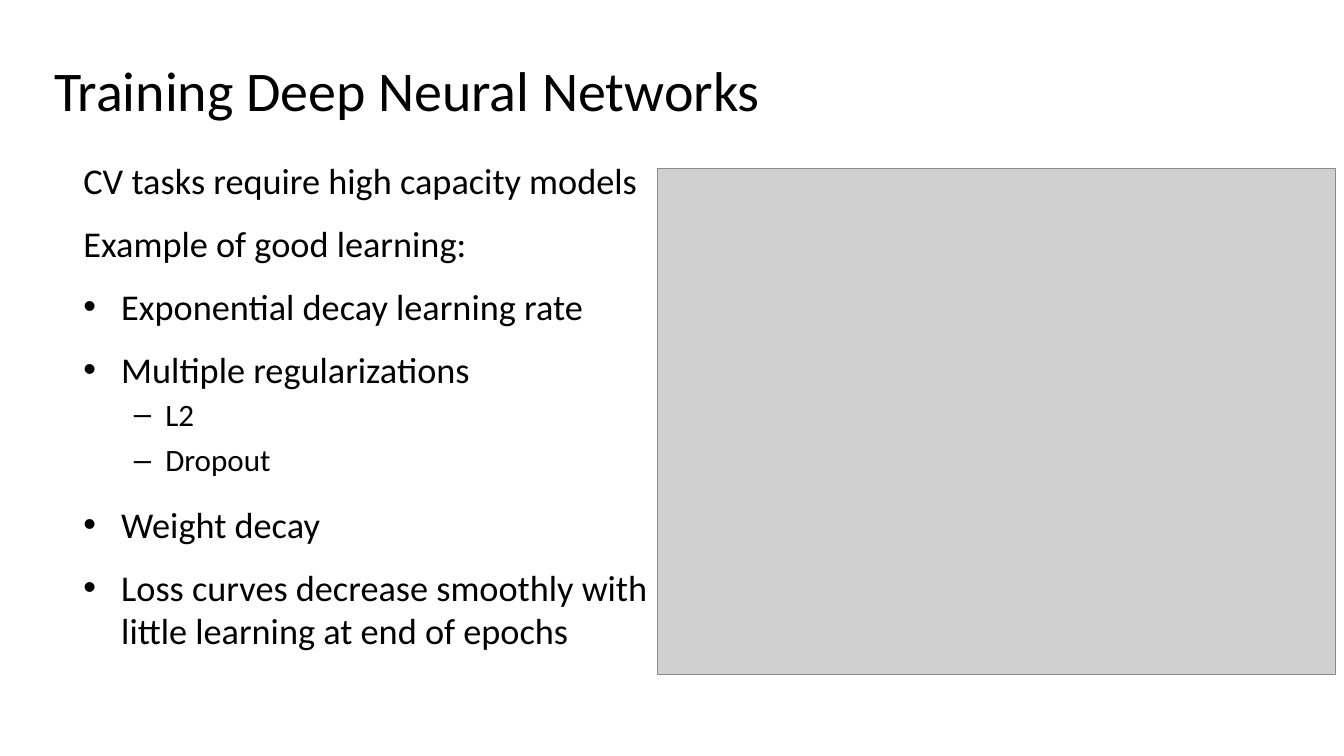
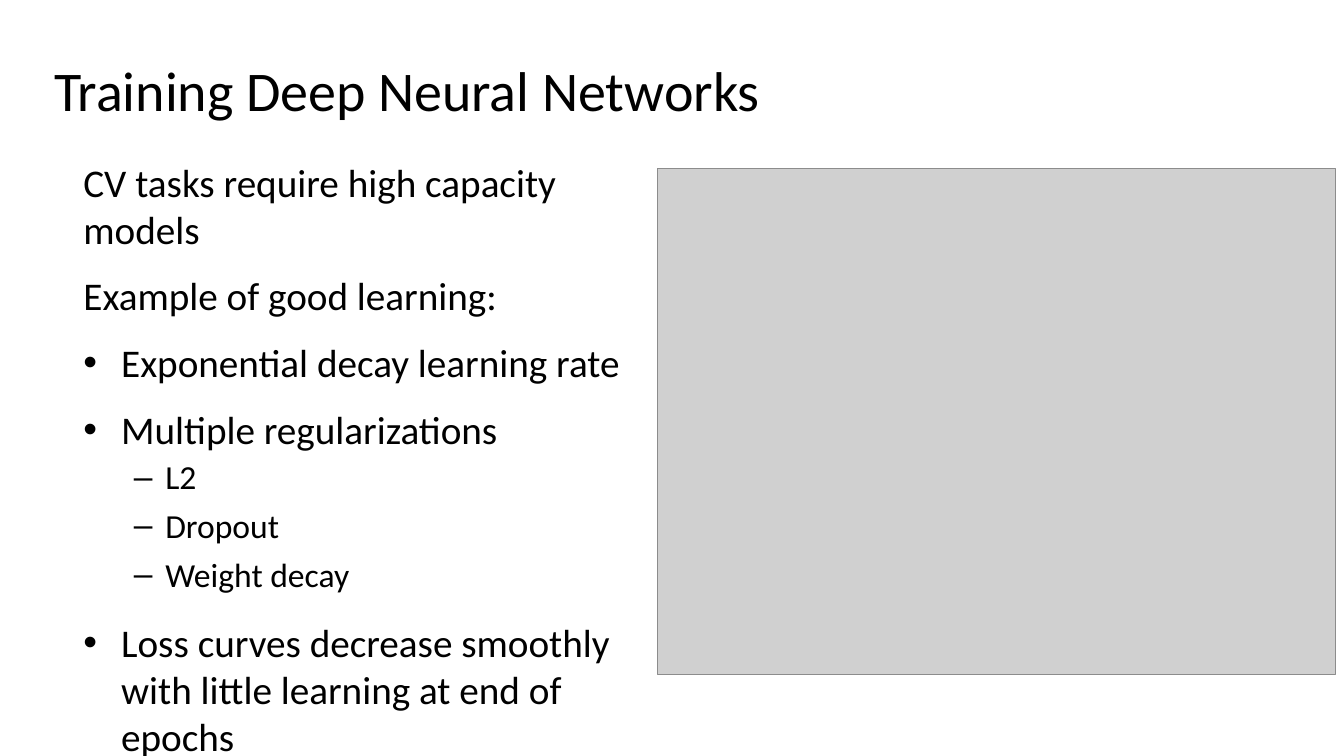
Before and after one commit to StephenElston/CSCI-E25, a slide deck: slide 66 of Slides/3_BuildingBlocksOfDeepLearning.pptx. Drawn at 1344x756 pixels with LibreOffice and Linux fonts; fonts in the diff are those of the drawing; grey boxes stand for pictures. Boxes give left, top, right and bottom in pixels: in the first picture for what was removed or moved away, otherwise in the second. Text is boxed around its words. In the diff, an @@ line names an element or a change of style, - is before the commit and + after.

Commit message:
Reorganized slides, updated text, corrected errors

```diff
--- a/Slides/3_BuildingBlocksOfDeepLearning.pptx
+++ b/Slides/3_BuildingBlocksOfDeepLearning.pptx
@@ text "CV tasks require high capacity ..." at (83,169,619,711): size 25.9 to 28 pt in "CV tasks require high capacity models", "Example of good learning:", "Exponential decay learning rate", "Multiple regularizations" and 1 more places; size 22.2 to 24 pt in "L2", "Dropout"; size 25.9 to 24 pt in "Weight decay"; bullet • to –; list level 1 to 2 in "Weight decay" @@
```
Also in this commit, not shown: 9 other slides changed, 1 slide added, 1 slide removed.
